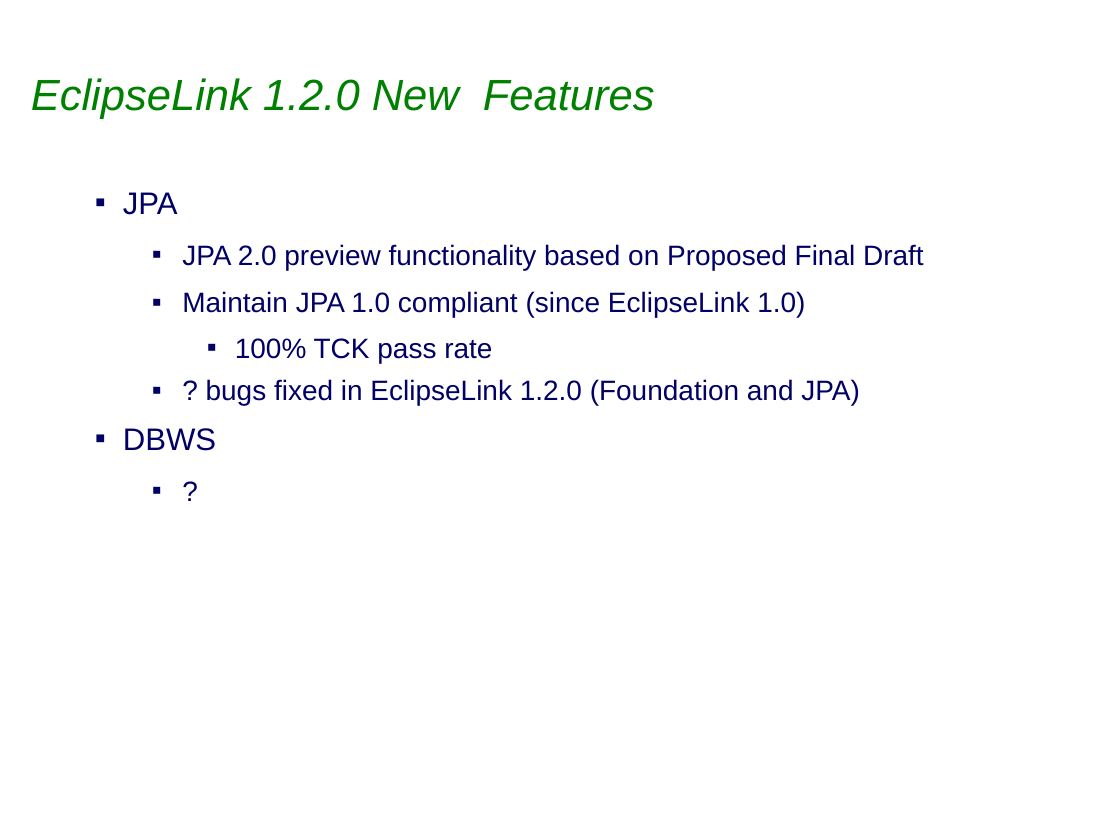
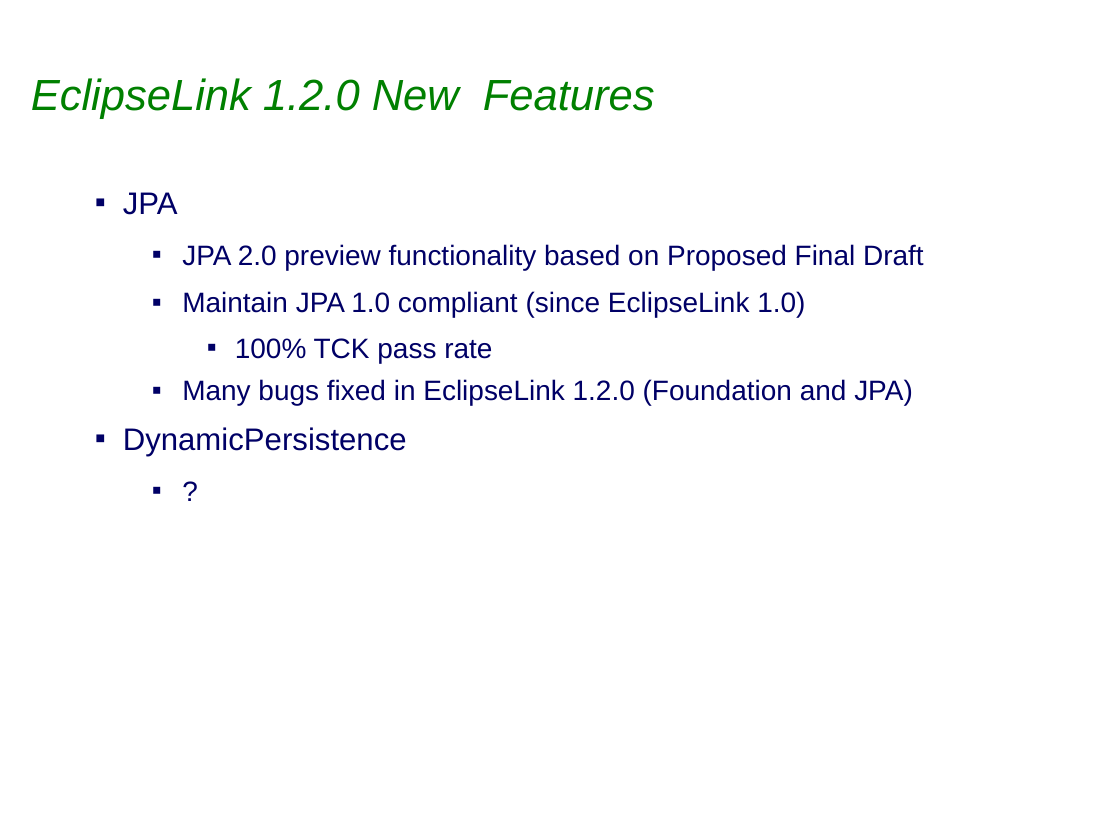
Before and after one commit to bfg-repo-cleaner-demos/eclipselink.runtime-bfg-strip-big-blobs, a slide deck: slide 5 of project-admin/Eclipselink_1.2.0_Release_Review.ppt. Drawn at 1120x840 pixels with LibreOffice and Linux fonts; fonts in the diff are those of the drawing; background and template pictures are left out. Boxes give left, top, right and bottom in pixels: in the first picture for what was removed or moved away, otherwise in the second. Text is boxed around its words. In the diff, an @@ line names an element or a change of style, - is before the commit and + after.

```diff
--- a/project-admin/Eclipselink_1.2.0_Release_Review.ppt
+++ b/project-admin/Eclipselink_1.2.0_Release_Review.ppt
@@ text at (123, 379, 913, 456): text changed @@
-  ▪ ? bugs fixed in EclipseLink 1.2.0 (Foundation and JPA)
-▪ DBWS
+  ▪ Many bugs fixed in EclipseLink 1.2.0 (Foundation and JPA)
+▪ DynamicPersistence
```
Also in this commit, not shown: 3 other slides changed.
